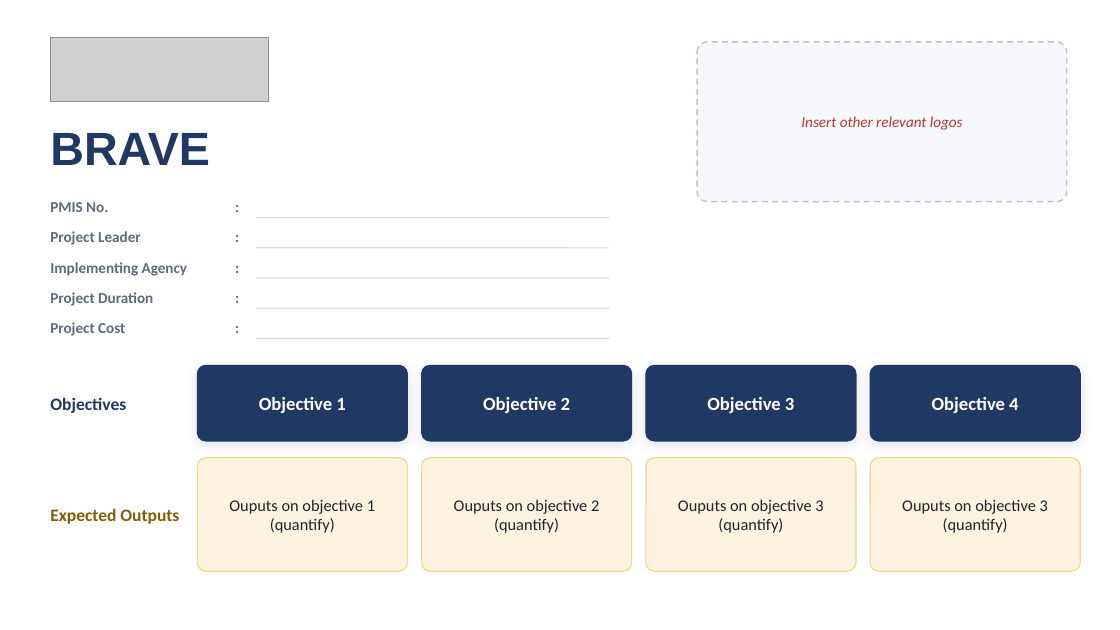
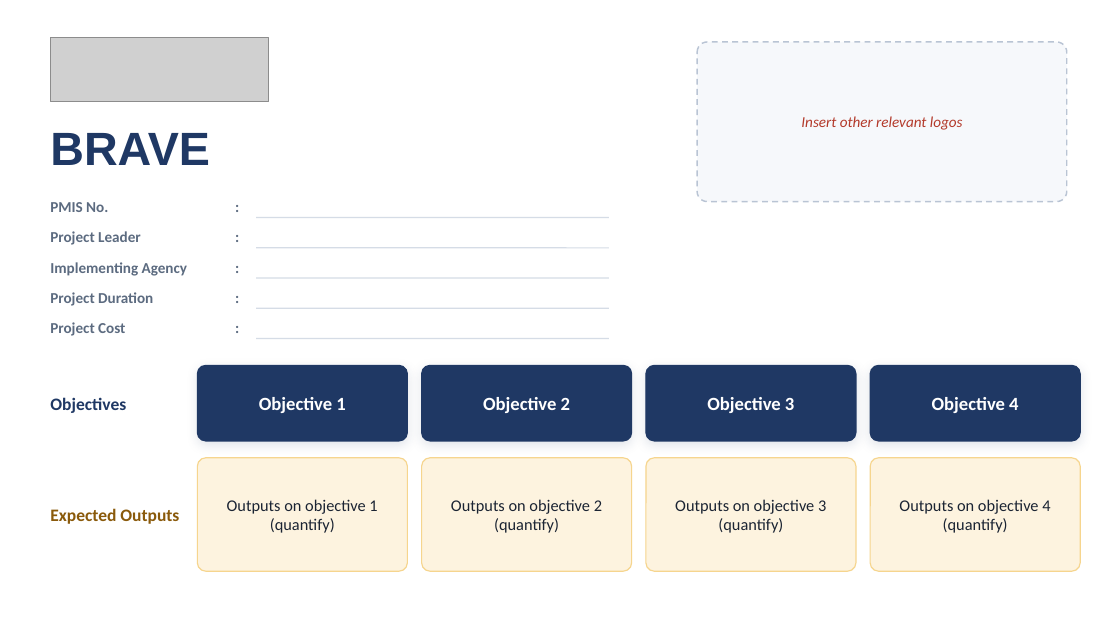
Before and after one commit to chanyowll/SPRINT-STEP, a slide deck: slide 1 of STEP site/source/assets/pitch-template/FASTRAC-Pitch-Deck-Template.pptx. Drawn at 1120x630 pixels with LibreOffice and Linux fonts; fonts in the diff are those of the drawing; grey boxes stand for pictures; background and template pictures are left out. Boxes give left, top, right and bottom in pixels: in the first picture for what was removed or moved away, otherwise in the second. Text is boxed around its words. In the diff, an @@ line names an element or a change of style, - is before the commit and + after.

```diff
--- a/STEP site/source/assets/pitch-template/FASTRAC-Pitch-Deck-Template.pptx
+++ b/STEP site/source/assets/pitch-template/FASTRAC-Pitch-Deck-Template.pptx
@@ text at [227, 499, 377, 533]: text changed @@
-Ouputs on objective 1 (quantify)
+Outputs on objective 1 (quantify)
@@ text at [451, 499, 602, 533]: text changed @@
-Ouputs on objective 2 (quantify)
+Outputs on objective 2 (quantify)
@@ text at [675, 499, 826, 533]: text changed @@
-Ouputs on objective 3 (quantify)
+Outputs on objective 3 (quantify)
@@ text at [899, 499, 1050, 533]: text changed @@
-Ouputs on objective 3 (quantify)
+Outputs on objective 4 (quantify)
```
Also in this commit, not shown: 12 other slides changed, 17 other files.
